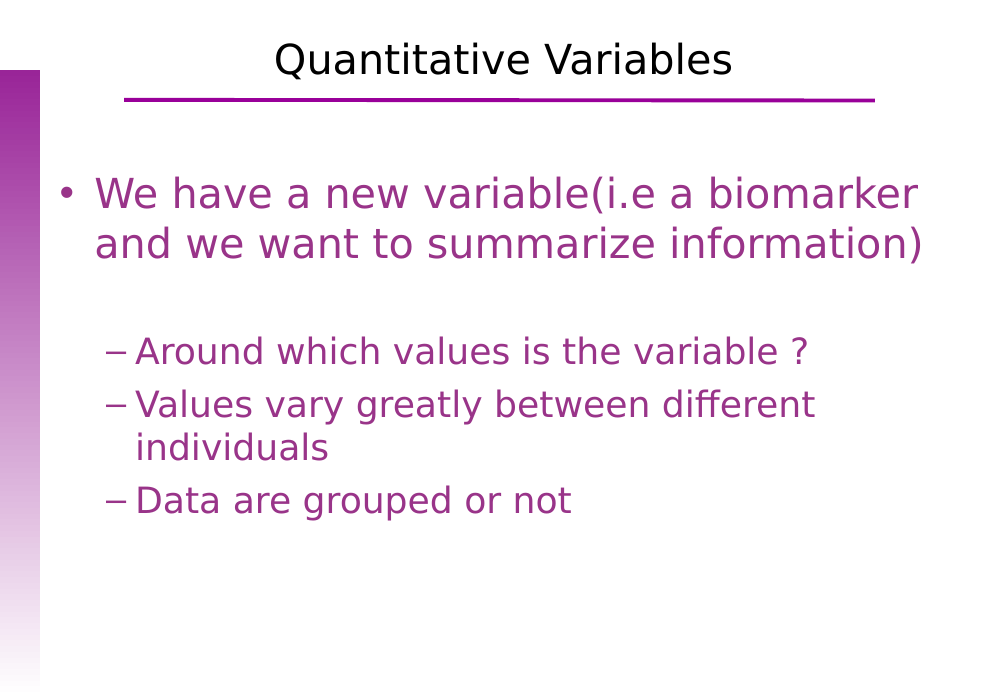
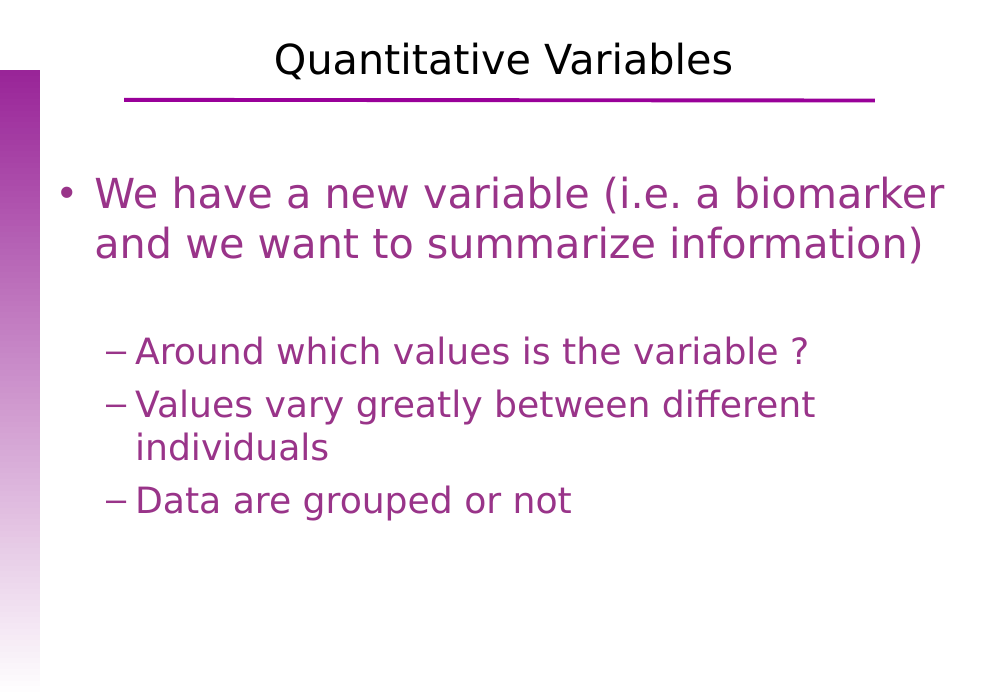
Before and after one commit to uebvhir/Course_Basic_Statistics-VHIO-2019, a slide deck: slide 12 of Sessio_2/EBB_2018_Session_2_Descriptive_analysis.ppt. Drawn at 1008x698 pixels with LibreOffice and Linux fonts; fonts in the diff are those of the drawing; background and template pictures are left out. Boxes give left, top, right and bottom in pixels: in the first picture for what was removed or moved away, otherwise in the second. Text is boxed around its words. In the diff, an @@ line names an element or a change of style, - is before the commit and + after.

```diff
--- a/Sessio_2/EBB_2018_Session_2_Descriptive_analysis.ppt
+++ b/Sessio_2/EBB_2018_Session_2_Descriptive_analysis.ppt
@@ text at (94, 176, 945, 264): text changed @@
-• We have a new variable(i.e a biomarker and we want to summarize information)
+• We have a new variable (i.e. a biomarker and we want to summarize information)
```
Also in this commit, not shown: 21 other slides changed, 1 slide added, 1 slide removed, 1 other file.
